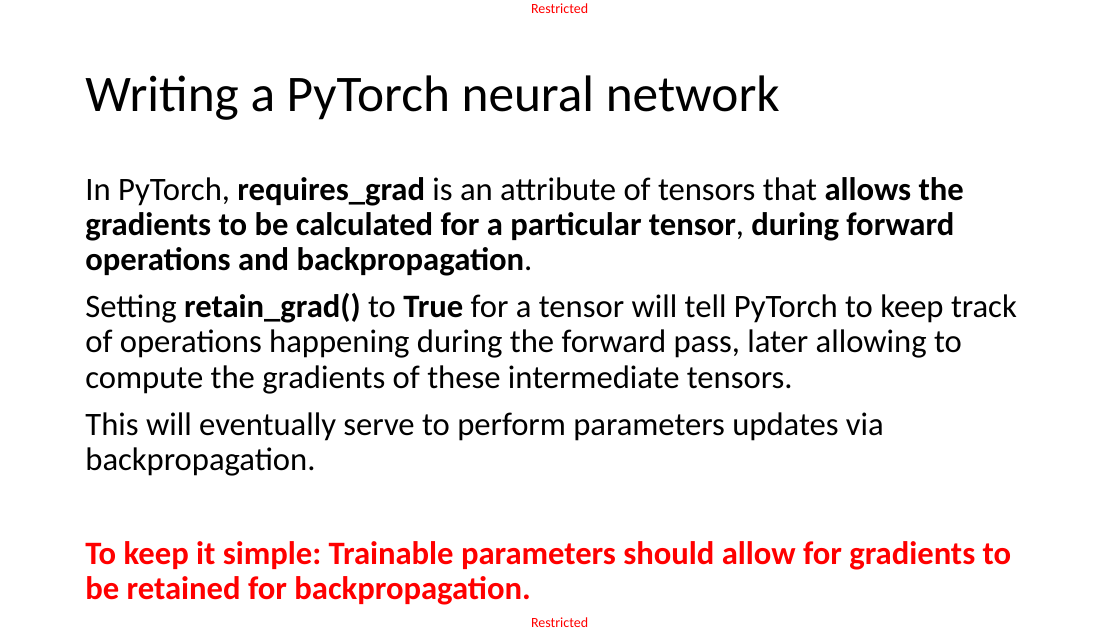
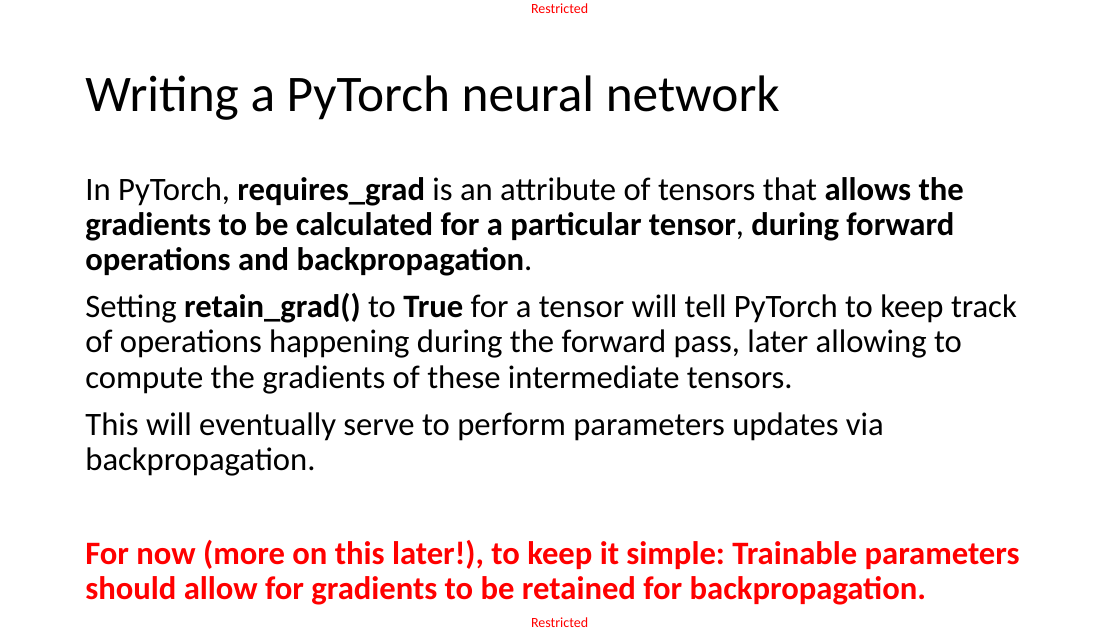
Before and after one commit to matthieudemari/SUTD_DL_50_039, a slide deck: slide 37 of W3/1. W3S1 final/W3S1.pptx. Drawn at 1120x630 pixels with LibreOffice and Linux fonts; fonts in the diff are those of the drawing. Boxes give left, top, right and bottom in pixels: in the first picture for what was removed or moved away, otherwise in the second. Text is boxed around its words. In the diff, an @@ line names an element or a change of style, - is before the commit and + after.

```diff
--- a/W3/1. W3S1 final/W3S1.pptx
+++ b/W3/1. W3S1 final/W3S1.pptx
@@ text at <box>85,540,1020,605</box>: text changed @@
-To keep it simple: Trainable parameters should allow for gradients to be retained for backpropagation.
+For now (more on this later!), to keep it simple: Trainable parameters should allow for gradients to be retained for backpropagation.
```
Also in this commit, not shown: 2 other slides changed, 12 other files.
